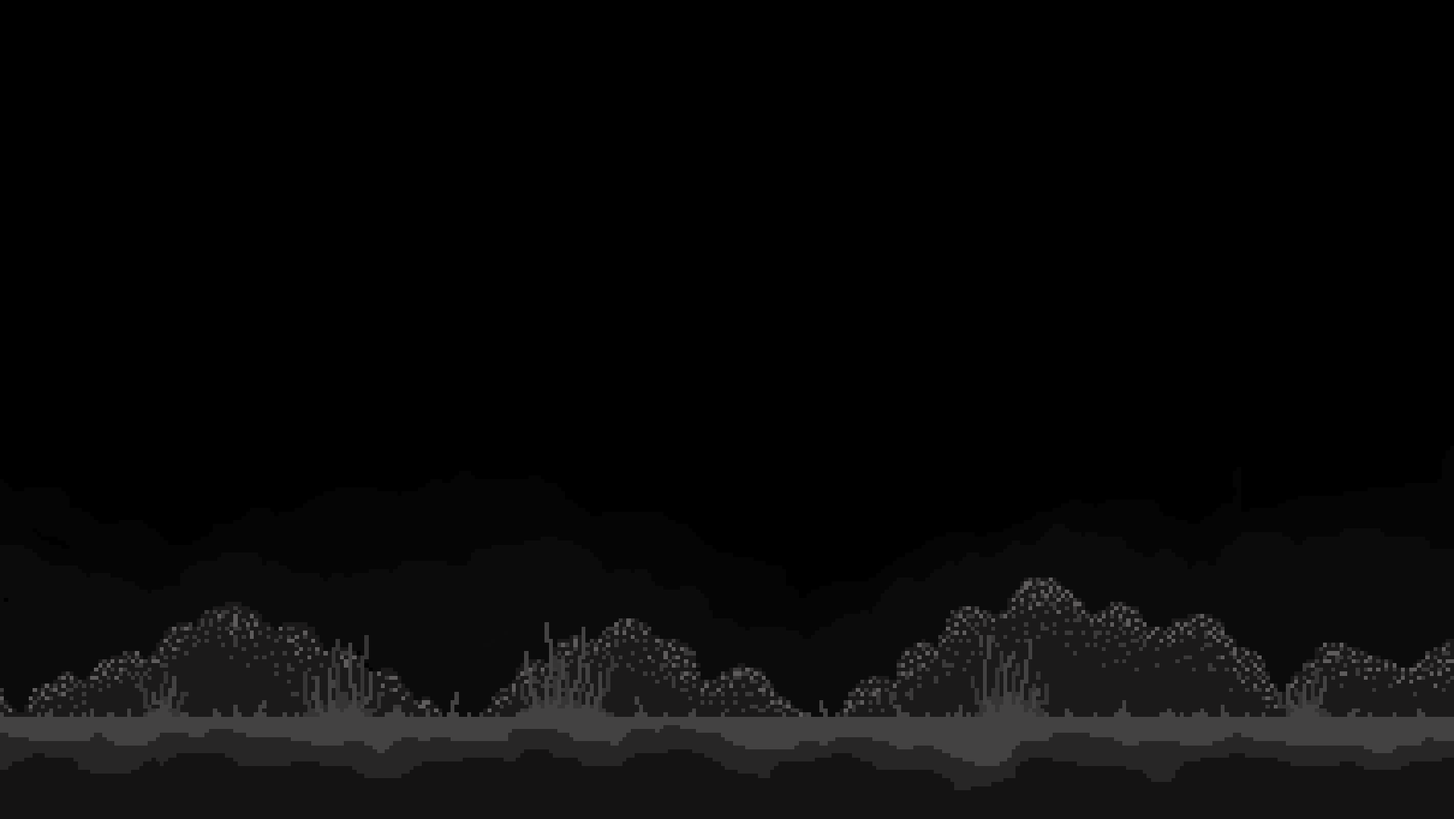
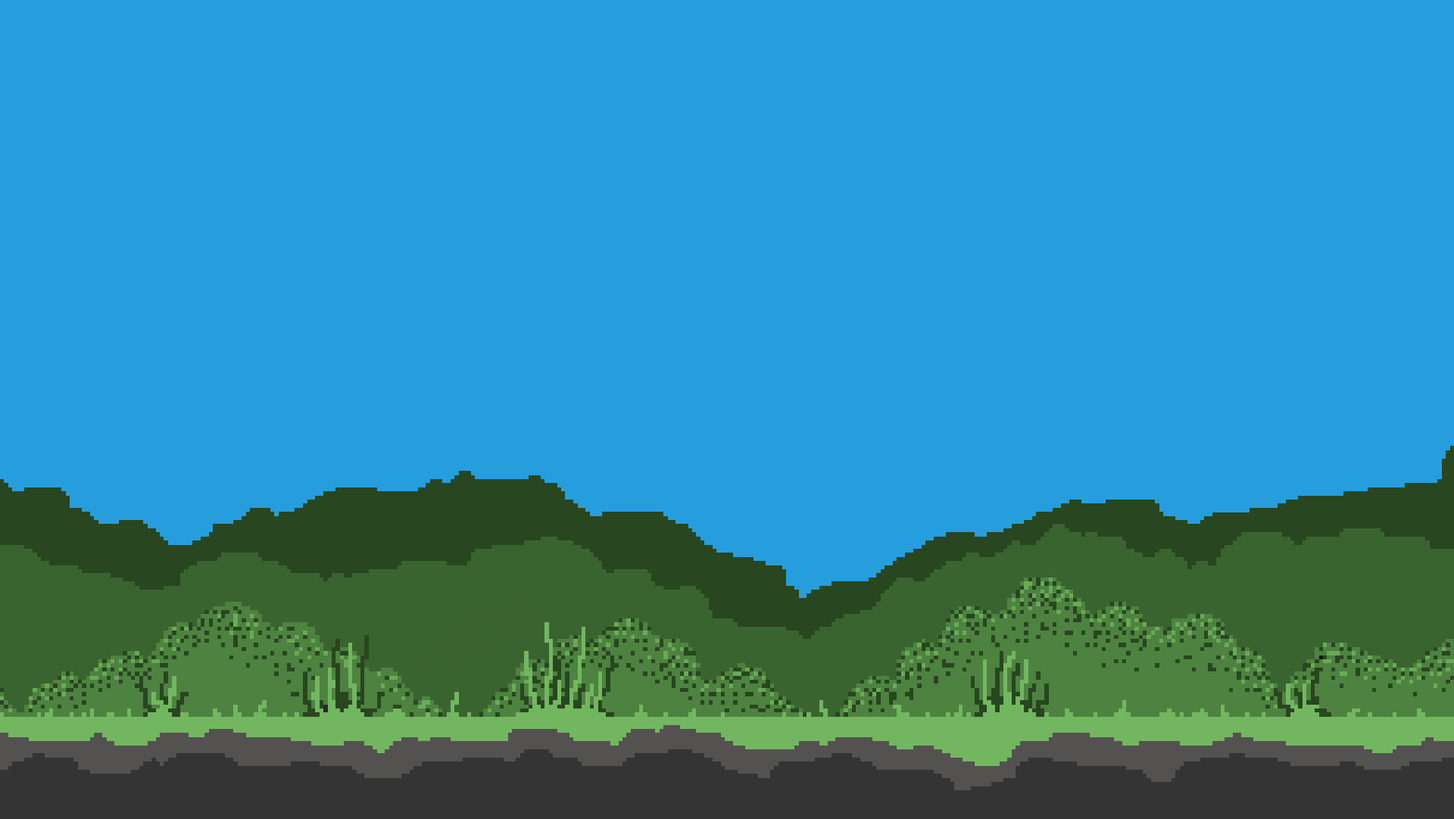
Two versions of the same layered image (w=1454, h=819). Layer-by-layer changes:
painted on "Ebene 1" over (x1=0, y1=577, x2=1454, y2=819)
painted on "bg of the bg" over (x1=0, y1=524, x2=1454, y2=819)
painted on "Ebene 2" over (x1=0, y1=443, x2=1454, y2=656)
painted on "bg" over (x1=0, y1=0, x2=1454, y2=819)
